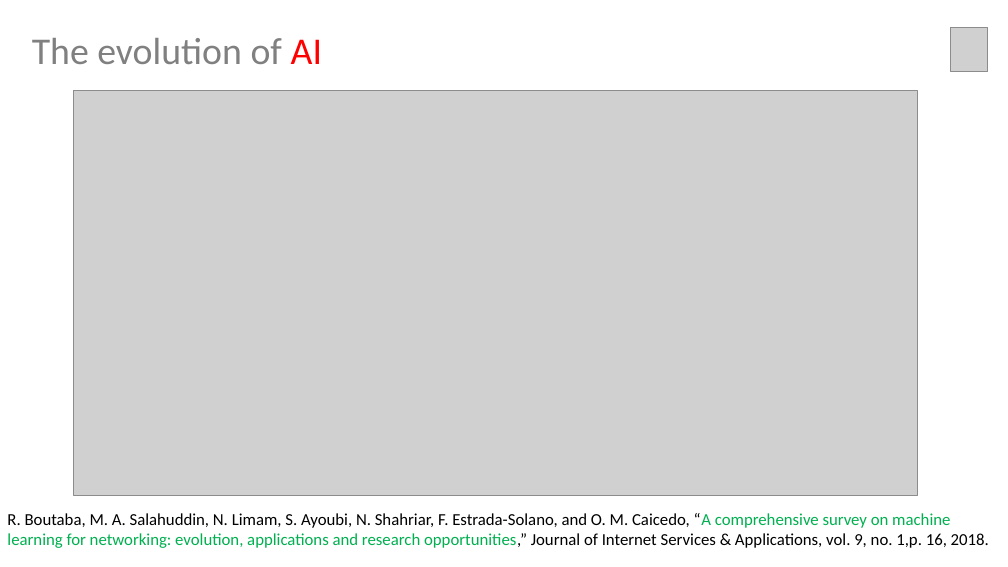
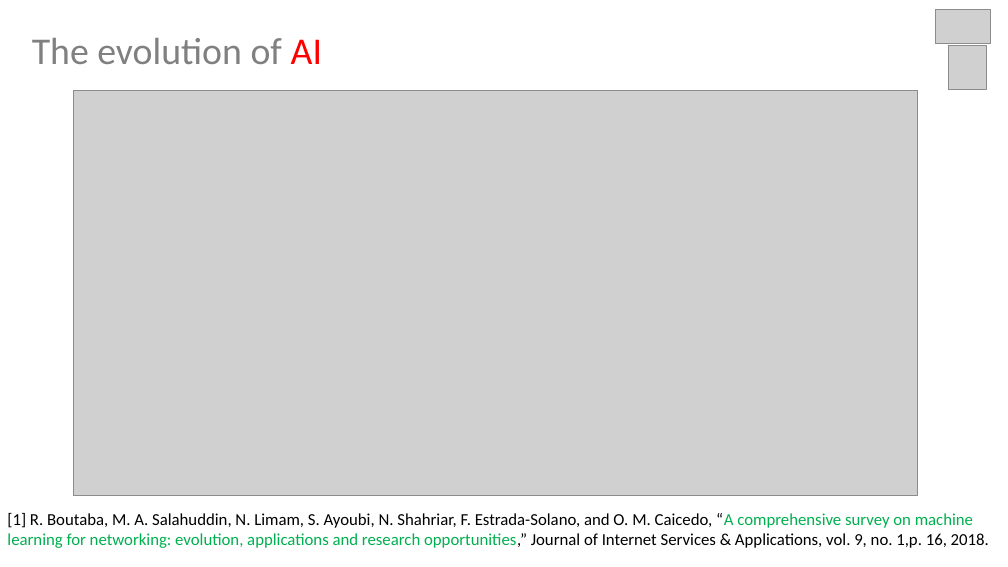
Before and after one commit to sunmapleleaf/AINM, a slide deck: slide 2 of reference/PPT/Initial Survey.pptx. Drawn at 1008x567 pixels with LibreOffice and Linux fonts; fonts in the diff are those of the drawing; grey boxes stand for pictures. Boxes give left, top, right and bottom in pixels: in the first picture for what was removed or moved away, otherwise in the second. Text is boxed around its words. In the diff, an @@ line names an element or a change of style, - is before the commit and + after.

Commit message:
add initial survey PPT

```diff
--- a/reference/PPT/Initial Survey.pptx
+++ b/reference/PPT/Initial Survey.pptx
@@ picture added at [936,10,991,43] @@
@@ picture: place and size @@
-picture at [951,27,988,72]
+picture at [948,45,986,90]
@@ text at [7,513,989,548]: text changed @@
-R. Boutaba, M. A. Salahuddin, N. Limam, S. Ayoubi, N. Shahriar, F. Estrada-Solano, and O. M. Caicedo, “A comprehensive survey on machine learning for networking: evolution, applications and research opportunities,” Journal of Internet Services & Applications, vol. 9, no. 1,p. 16, 2018.
+[1] R. Boutaba, M. A. Salahuddin, N. Limam, S. Ayoubi, N. Shahriar, F. Estrada-Solano, and O. M. Caicedo, “A comprehensive survey on machine learning for networking: evolution, applications and research opportunities,” Journal of Internet Services & Applications, vol. 9, no. 1,p. 16, 2018.
```
Also in this commit, not shown: 8 other slides changed, 5 slides added, 3 slides removed, 3 other files.
